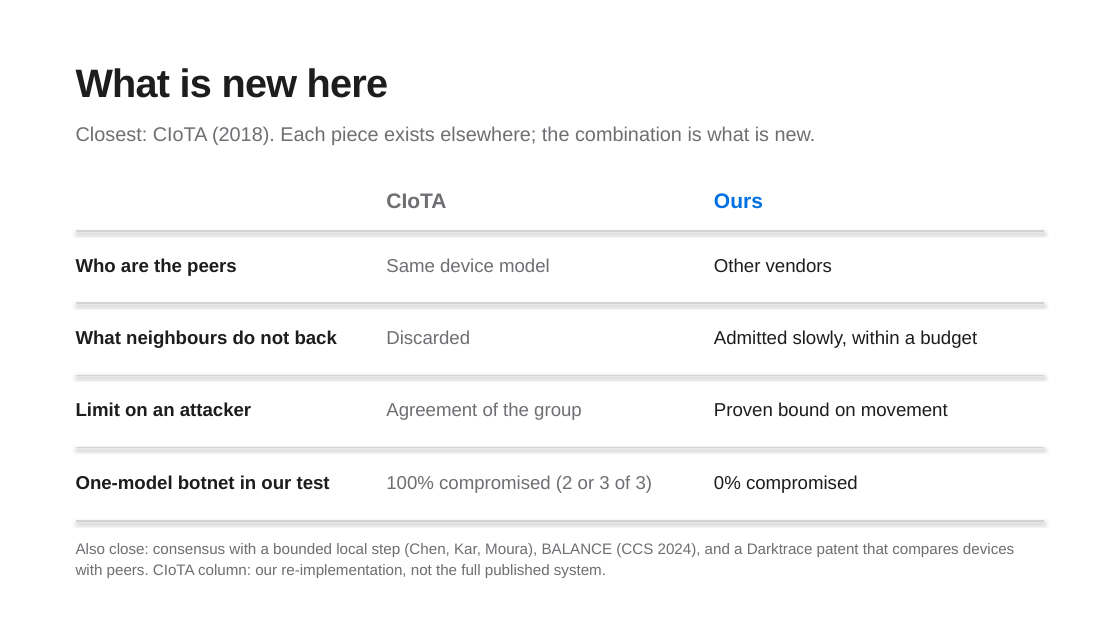
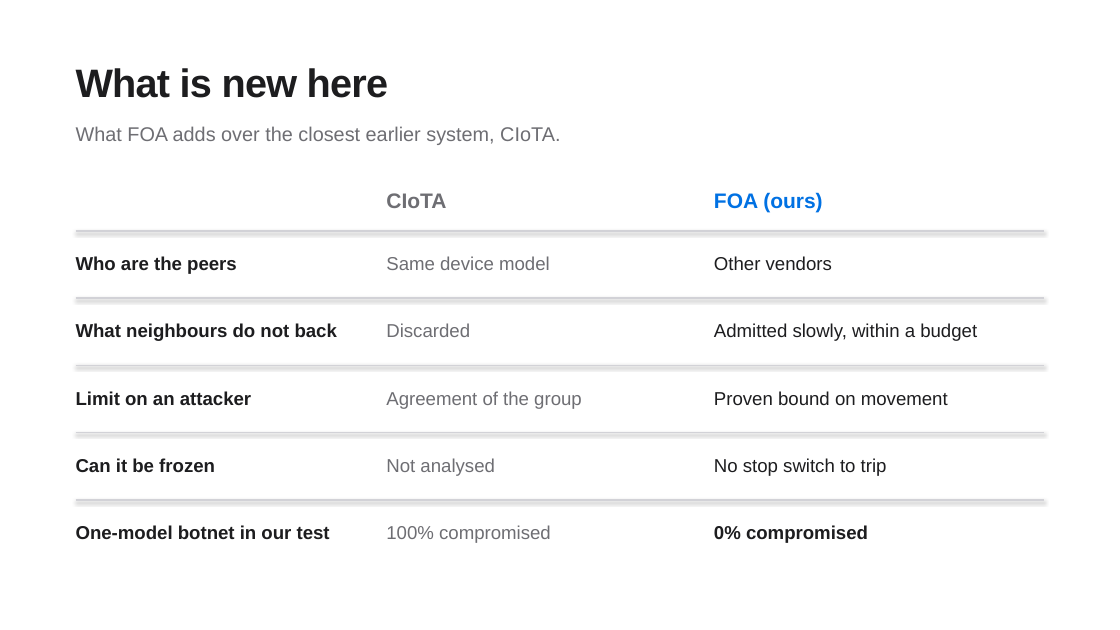
Before and after one commit to IOT-snu/brainstorming, a slide deck: slide 6 of G04_FOA_Final.pptx. Drawn at 1120x630 pixels with LibreOffice and Linux fonts; fonts in the diff are those of the drawing. Boxes give left, top, right and bottom in pixels: in the first picture for what was removed or moved away, otherwise in the second. Text is boxed around its words. In the diff, an @@ line names an element or a change of style, - is before the commit and + after.

```diff
--- a/G04_FOA_Final.pptx
+++ b/G04_FOA_Final.pptx
@@ text at <box>76,126,560,145</box>: text changed @@
-Closest: CIoTA (2018). Each piece exists elsewhere; the combination is what is new.
+What FOA adds over the closest earlier system, CIoTA.
@@ text at <box>714,192,822,213</box>: text changed @@
-Ours
+FOA (ours)
@@ 3 texts, 1 line: place and size @@
-3 texts, 1 line at <box>76,303,1044,348</box>
+3 texts, 1 line at <box>76,298,1044,341</box>
@@ 3 texts, 1 line: place and size @@
-3 texts, 1 line at <box>76,376,1044,420</box>
+3 texts, 1 line at <box>76,365,1044,409</box>
@@ line moved from (76, 448) - (1044, 448) to (76, 433) - (1044, 433) @@
@@ text added at <box>76,458,215,472</box>, 16 pt, text #1D1D1F, bold @@
+Can it be frozen
@@ text at <box>386,458,495,476</box>: text changed @@
-100% compromised (2 or 3 of 3)
+Not analysed
@@ text added at <box>714,458,887,476</box>, 16 pt, text #1D1D1F @@
+No stop switch to trip
@@ line moved from (76, 521) - (1044, 521) to (76, 500) - (1044, 500) @@
@@ text "One-model botnet in our test": place and size @@
-text "One-model botnet in our test" at <box>76,475,330,489</box>
+text "One-model botnet in our test" at <box>76,525,330,539</box>
@@ text added at <box>386,525,551,543</box>, 16 pt, text #6E6E73 @@
+100% compromised
@@ text "0% compromised": place and size @@
-text "0% compromised" at <box>714,475,858,493</box>
+text "0% compromised" at <box>714,525,868,543</box>
@@ text "0% compromised" at <box>714,525,868,543</box>: bold on @@
@@ text removed at <box>76,543,1014,578</box> @@
-Also close: consensus with a bounded local step (Chen, Kar, Moura), BALANCE (CCS 2024), and a Darktrace patent that compares devices with peers. CIoTA column: our re-implementation, not the full published system.
```
Also in this commit, not shown: 12 other slides changed, 2 slides added, 4 slides removed, 3 other files.
